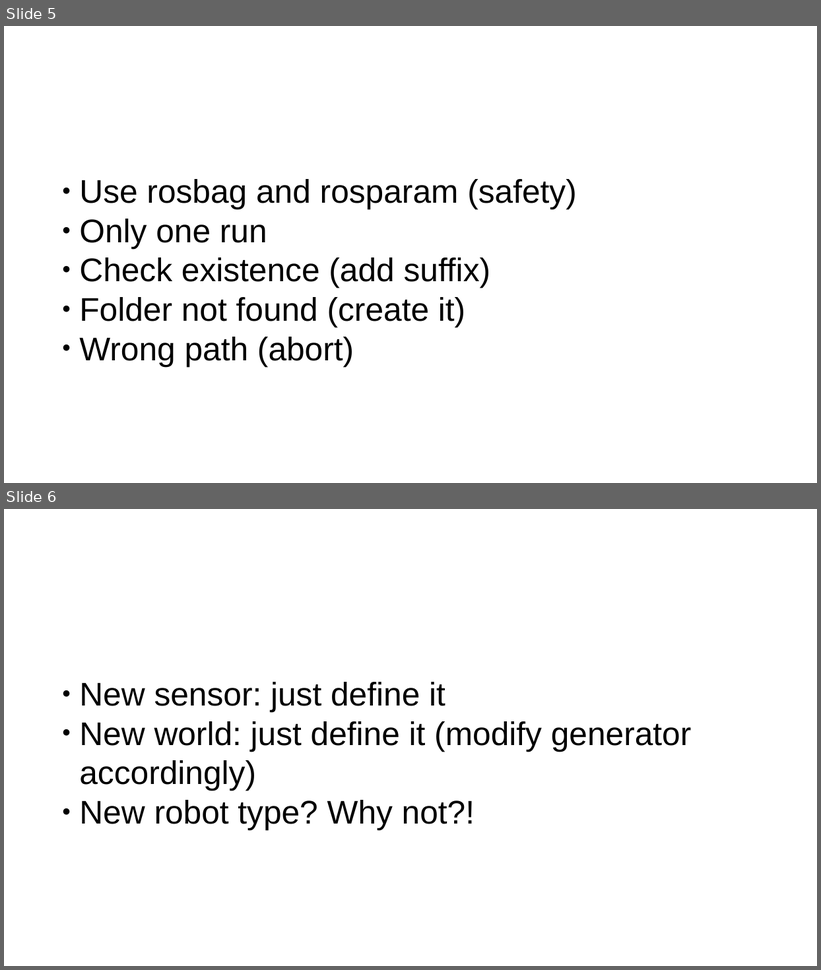
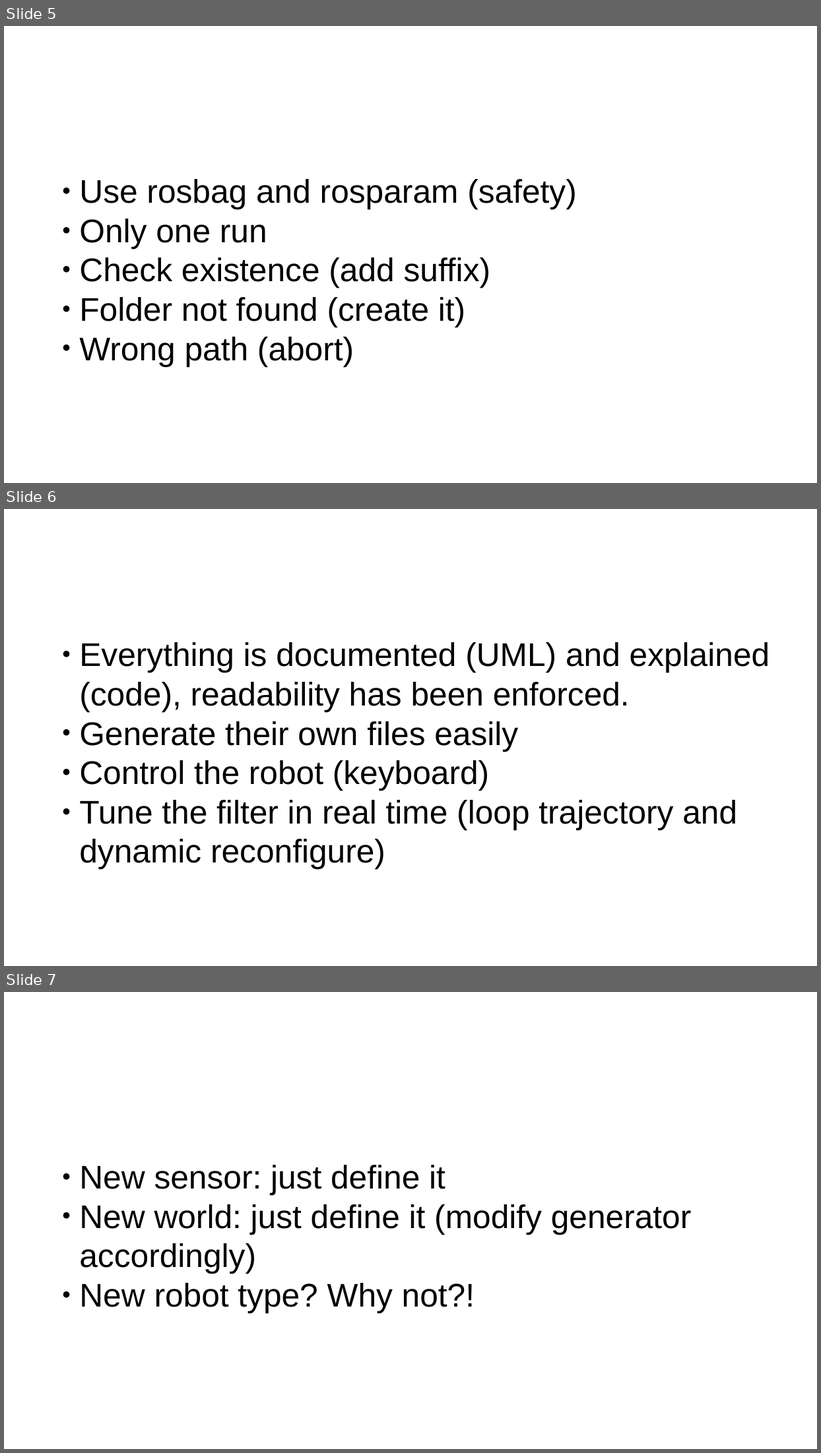
Before and after one commit to aGotelli/Projet1, a slide deck: slides/presentation.odp. Shown one above the other, each under a label of ours: slides 5 and 6 before the commit, slides 5, 6 and 7 after it. The pictures are 821x970 and 821x1453 pixels, drawn with LibreOffice and Linux fonts; fonts in the diff are those of the drawing; background and template pictures are left out. Boxes give left, top, right and bottom in pixels: in the first picture for what was removed or moved away, otherwise in the second. Text is boxed around its words. In the diff, an @@ line names an element or a change of style, - is before the commit and + after.

Commit message:
Added slide for students facilities

```diff
--- a/slides/presentation.odp
+++ b/slides/presentation.odp
@@ slide 6 added at box(4, 509, 817, 966), background #FFFFFF @@
@@ title added at box(44, 527, 611, 602), 35.7 pt, text #FFFFFF @@
+For some possible Students
@@ text added at box(79, 642, 770, 869), 32 pt, text #000000 @@
+  ● Everything is documented (UML) and explained (code), readability has been enforced.
+  ● Generate their own files easily
+  ● Control the robot (keyboard)
+  ● Tune the filter in real time (loop trajectory and dynamic reconfigure)
@@ what was slide 6 is now slide 7 @@
```
